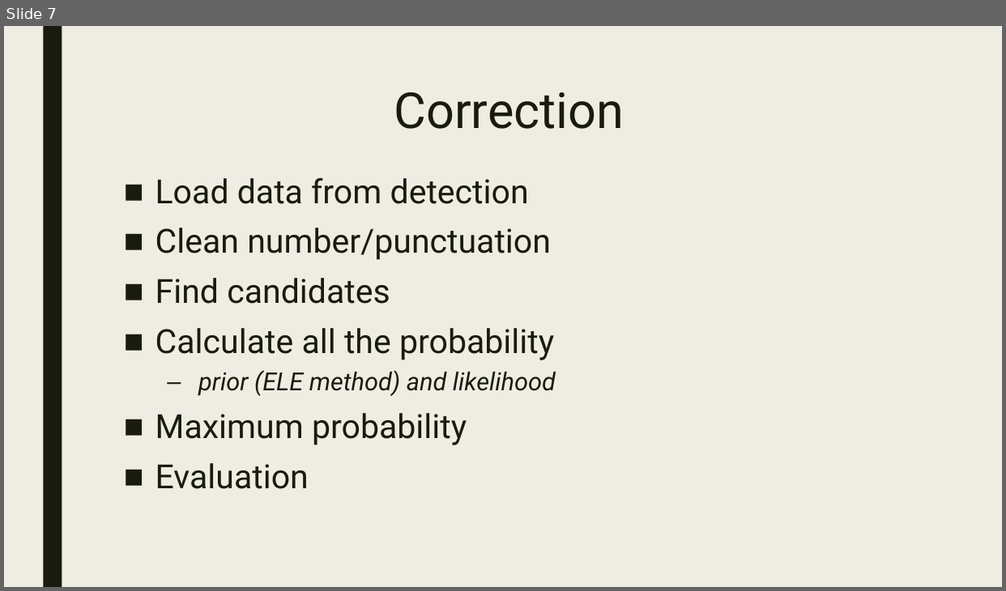
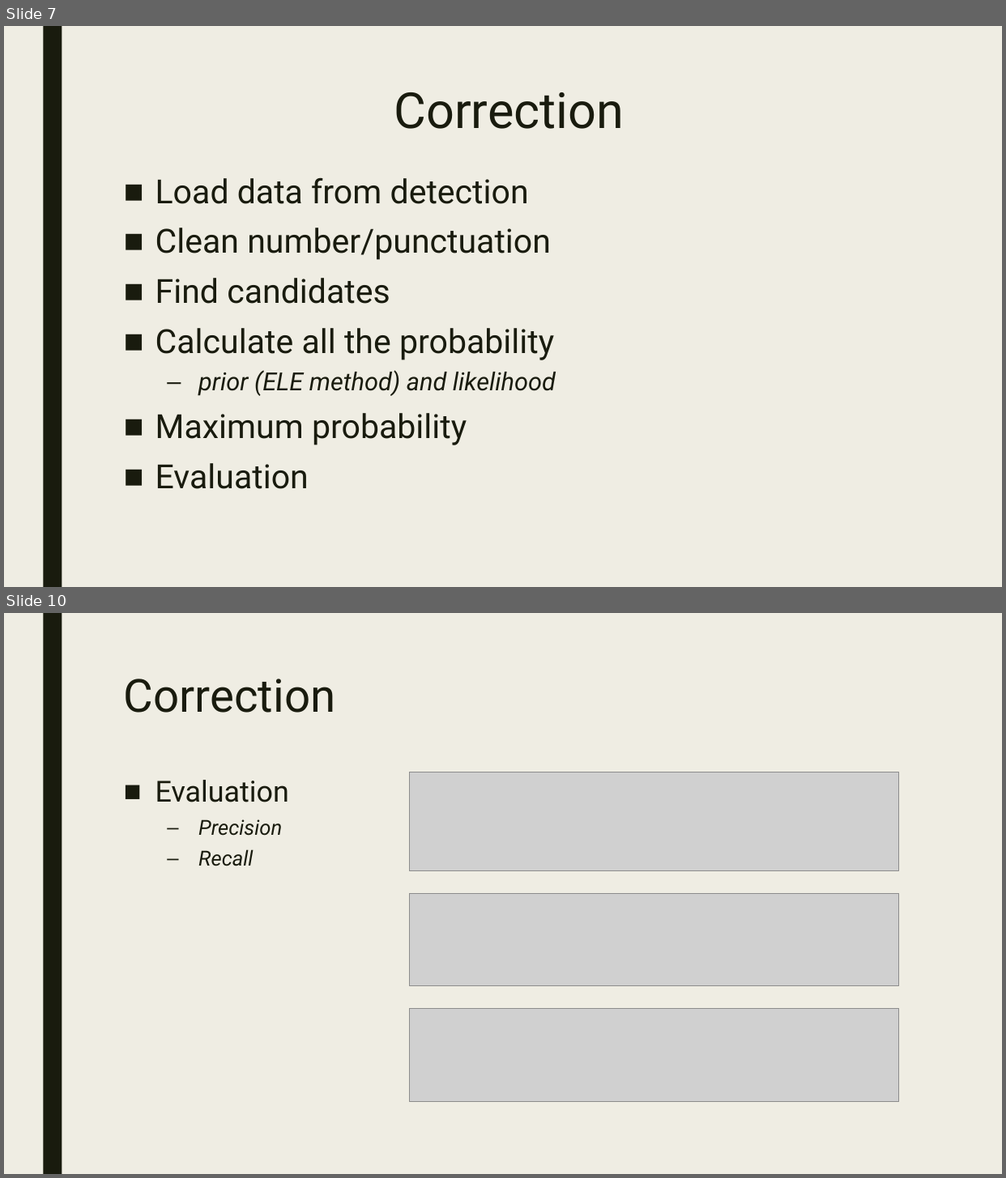
Before and after one commit to TZstatsADS/Spring2019-Proj4-grp6, a slide deck: doc/Presentation.pptx. Shown one above the other, each under a label of ours: slide 7 before the commit, slides 7 and 10 after it; the slides between them are not shown. The pictures are 1006x591 and 1006x1178 pixels, drawn with LibreOffice and Linux fonts; fonts in the diff are those of the drawing; grey boxes stand for pictures. Boxes give left, top, right and bottom in pixels: in the first picture for what was removed or moved away, otherwise in the second. Text is boxed around its words. In the diff, an @@ line names an element or a change of style, - is before the commit and + after.

```diff
--- a/doc/Presentation.pptx
+++ b/doc/Presentation.pptx
@@ slide 10 added at bbox=[4, 613, 1002, 1174], background #EFEDE3; not listed: 1 template element that a slide beside it also shows @@
@@ title added at bbox=[124, 679, 336, 713], 44 pt, text #191B0E @@
+Correction
@@ text added at bbox=[155, 780, 289, 867], 20 pt, text #191B0E, italic @@
+■ Evaluation
+  – Precision
+  – Recall
@@ picture added at bbox=[410, 773, 899, 871] @@
@@ picture added at bbox=[410, 894, 899, 986] @@
@@ picture added at bbox=[410, 1009, 899, 1102] @@
```
Also in this commit, not shown: 2 slides changed, 1 other slide added.
